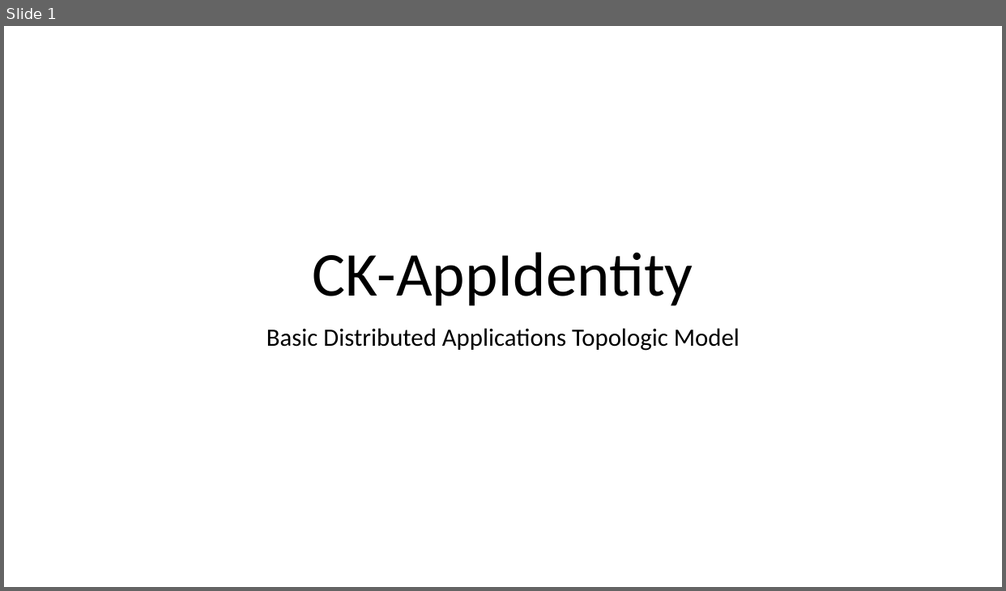
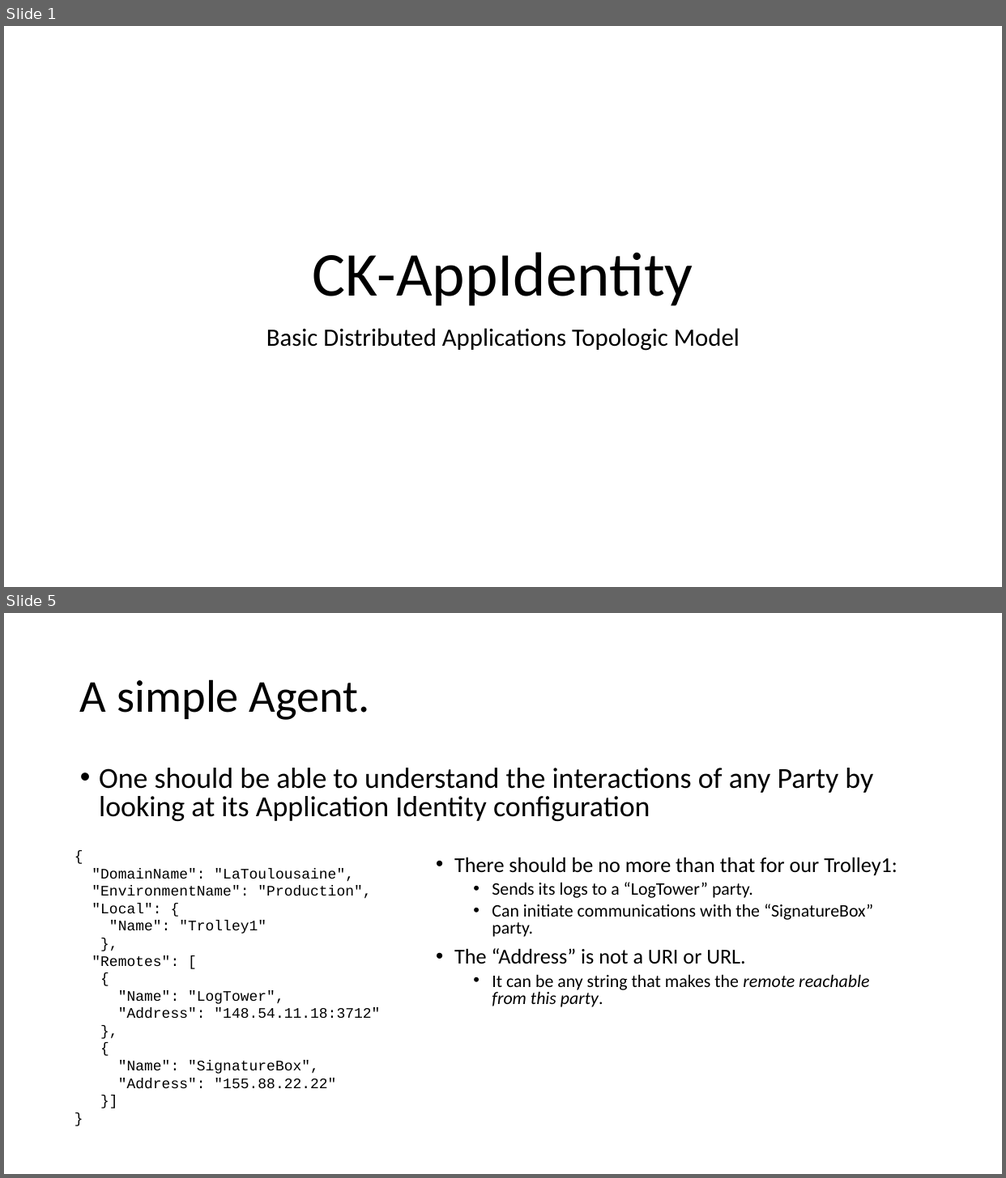
Before and after one commit to signature-opensource/CK-AppIdentity-Transport, a slide deck: Doc/CK-AppIdentity.pptx. Shown one above the other, each under a label of ours: slide 1 before the commit, slides 1 and 5 after it; the slides between them are not shown. The pictures are 1006x591 and 1006x1178 pixels, drawn with LibreOffice and Linux fonts; fonts in the diff are those of the drawing. Boxes give left, top, right and bottom in pixels: in the first picture for what was removed or moved away, otherwise in the second. Text is boxed around its words. In the diff, an @@ line names an element or a change of style, - is before the commit and + after.

```diff
--- a/Doc/CK-AppIdentity.pptx
+++ b/Doc/CK-AppIdentity.pptx
@@ slide 5 added at (4, 613, 1002, 1174), background #FFFFFF @@
@@ title added at (80, 679, 370, 720), 44 pt, text #000000 @@
+A simple Agent.
@@ text added at (99, 768, 873, 821), 28 pt, text #000000 @@
+• One should be able to understand the interactions of any Party by looking at its Application Identity configuration
@@ text added at (91, 868, 380, 1089), 14 pt, text #000000 @@
+{
+"DomainName": "LaToulousaine",
+"EnvironmentName": "Production",
+"Local": {
+"Name": "Trolley1"
+},
+"Remotes": [
+{
+"Name": "LogTower",
+"Address": "148.54.11.18:3712"
+},
+{
+"Name": "SignatureBox",
+"Address": "155.88.22.22"
+}]
+}
@@ text added at (454, 857, 897, 1007), 17 pt, text #000000 @@
+• There should be no more than that for our Trolley1:
+  • Sends its logs to a “LogTower” party.
+  • Can initiate communications with the “SignatureBox” party.
+• The “Address” is not a URI or URL.
+  • It can be any string that makes the remote reachable from this party.
```
Also in this commit, not shown: 3 slides changed, 13 other slides added, 1 slide removed, 22 other files.
